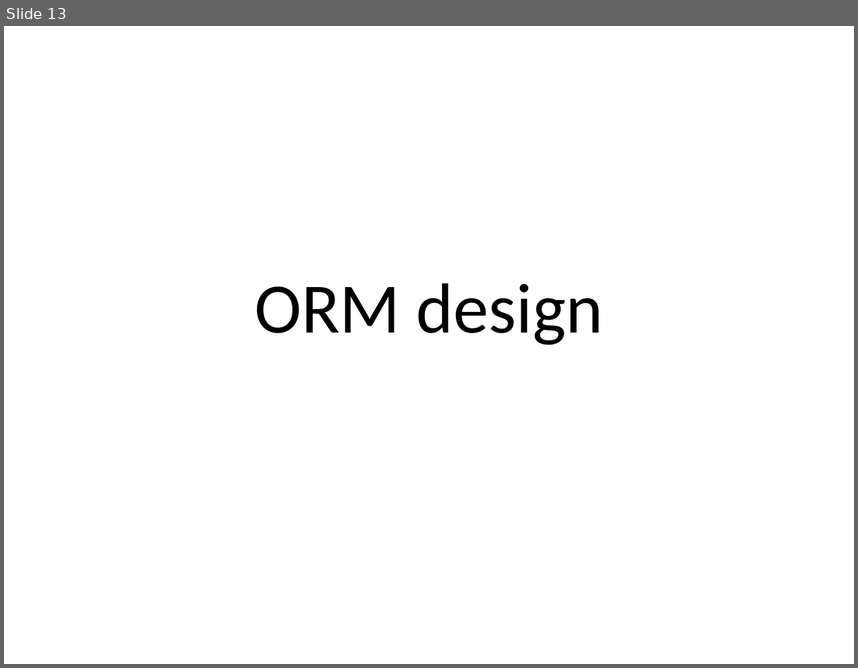
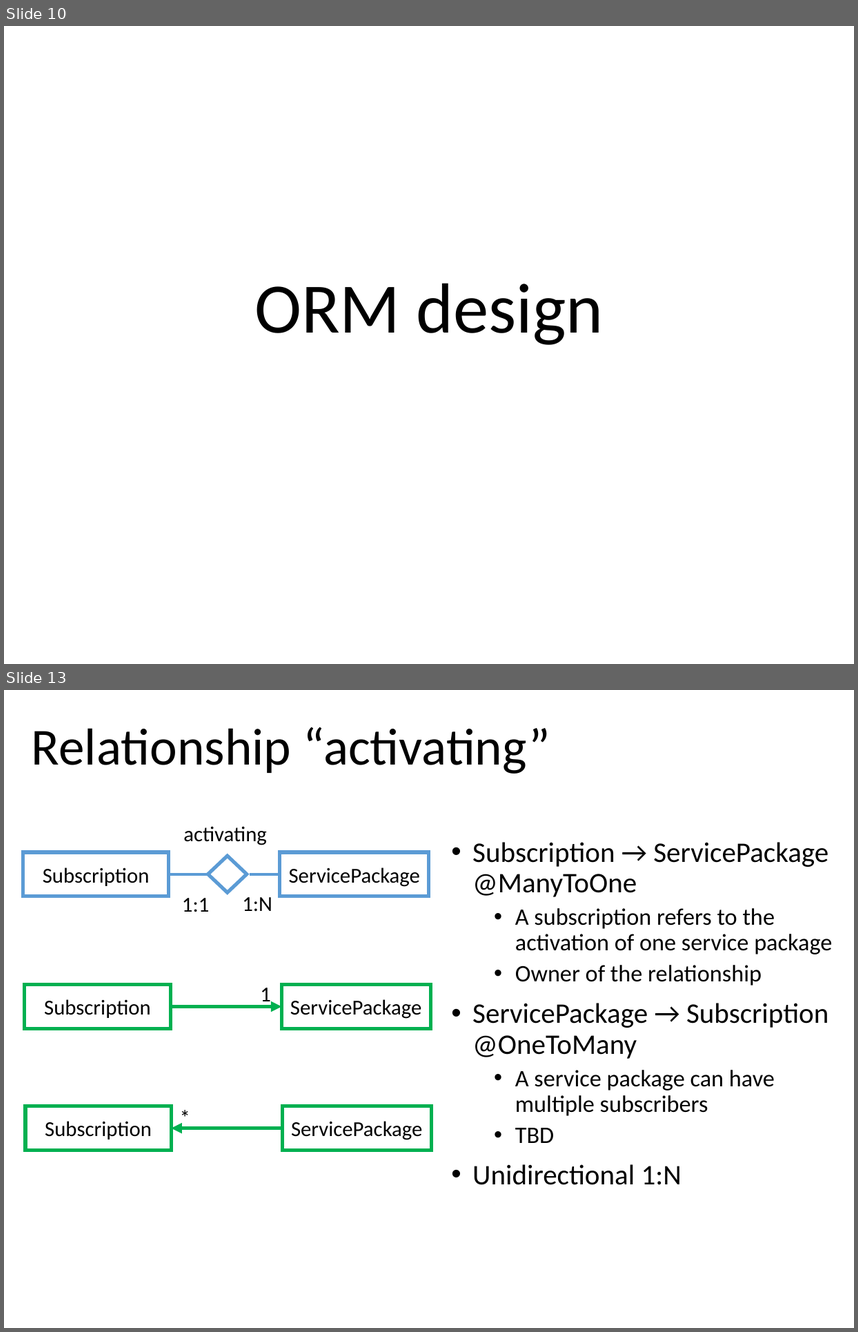
Before and after one commit to marcozetaa/TelcoService, a slide deck: UML/Presentation.pptx. Shown one above the other, each under a label of ours: slide 13 before the commit, slides 10 and 13 after it; the slides between them are not shown. The pictures are 858x668 and 858x1332 pixels, drawn with LibreOffice and Linux fonts; fonts in the diff are those of the drawing. Boxes give left, top, right and bottom in pixels: in the first picture for what was removed or moved away, otherwise in the second. Text is boxed around its words. In the diff, an @@ line names an element or a change of style, - is before the commit and + after.

```diff
--- a/UML/Presentation.pptx
+++ b/UML/Presentation.pptx
@@ slide 13 added at box(4, 690, 854, 1328), background #FFFFFF @@
@@ title added at box(32, 727, 550, 773), 44 pt, text #000000 @@
+Relationship “activating”
@@ text added at box(183, 826, 267, 845), 18 pt, text #000000 @@
+activating
@@ rectangle added at box(23, 852, 169, 896), fill #FFFFFF, outline #5B9BD5 3 pt, 18 pt, text #000000 @@
+Subscription
@@ rectangle added at box(280, 852, 429, 896), fill #FFFFFF, outline #5B9BD5 3 pt, 18 pt, text #000000 @@
+ServicePackage
@@ text added at box(473, 842, 832, 1185), 20 pt, text #000000 @@
+• Subscription → ServicePackage @ManyToOne
+  • A subscription refers to the activation of one service package
+  • Owner of the relationship
+• ServicePackage → Subscription @OneToMany
+  • A service package can have multiple subscribers
+  • TBD
+• Unidirectional 1:N
@@ line added from (208, 874) to (169, 874), #5B9BD5 2.25 pt @@
@@ diamond added at box(208, 856, 247, 893), fill #FFFFFF, outline #5B9BD5 3 pt @@
@@ line added from (280, 874) to (250, 874), #5B9BD5 2.25 pt @@
@@ text added at box(182, 898, 209, 912), 18 pt, text #000000 @@
+1:1
@@ text added at box(242, 897, 272, 911), 18 pt, text #000000 @@
+1:N
@@ rectangle added at box(25, 984, 170, 1028), outline #00B050 3 pt, 18 pt, text #000000 @@
+Subscription
@@ text added at box(260, 987, 271, 1007), 18 pt, text #000000 @@
+1
@@ rectangle added at box(282, 984, 430, 1028), outline #00B050 3 pt, 18 pt, text #000000 @@
+ServicePackage
@@ arrow added from (170, 1006) to (282, 1006), #00B050 3 pt @@
@@ text added at box(172, 1100, 199, 1134), 18 pt, text #000000 @@
+*
@@ rectangle added at box(25, 1105, 172, 1150), outline #00B050 3 pt, 18 pt, text #000000 @@
+Subscription
@@ rectangle added at box(282, 1105, 430, 1150), outline #00B050 3 pt, 18 pt, text #000000 @@
+ServicePackage
@@ arrow added from (282, 1127) to (172, 1127), #00B050 3 pt @@
@@ what was slide 13 is now slide 10 @@
```
Also in this commit, not shown: 3 slides changed, 1 other slide added.
